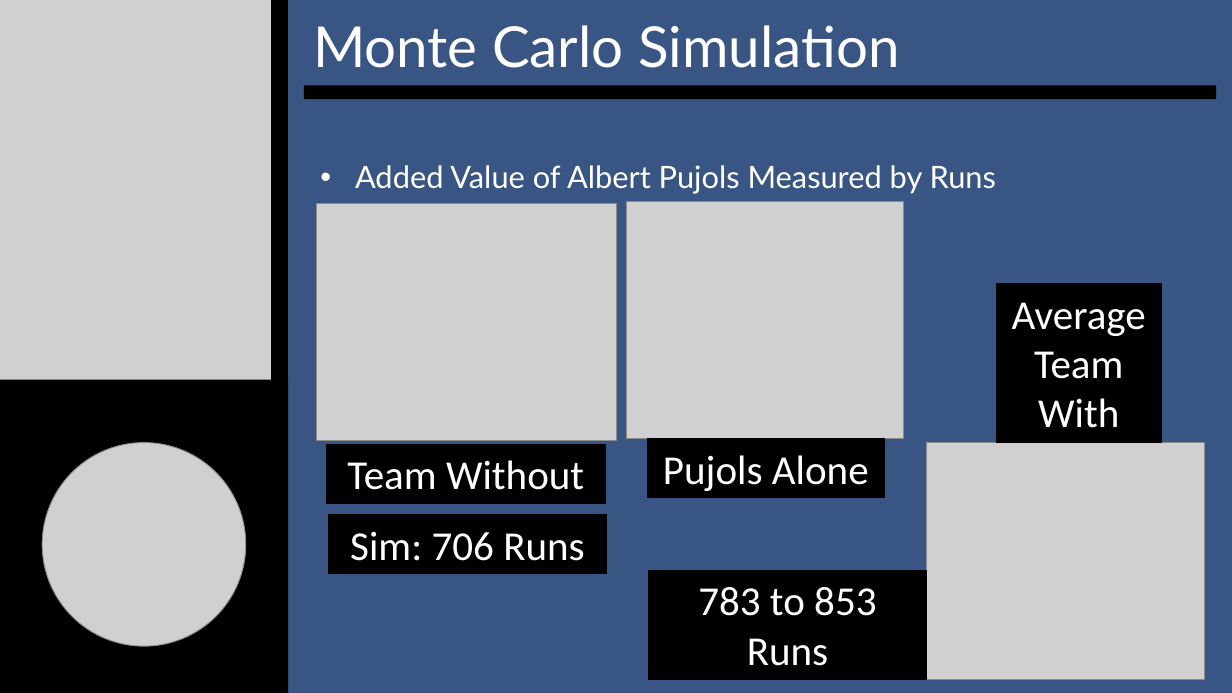
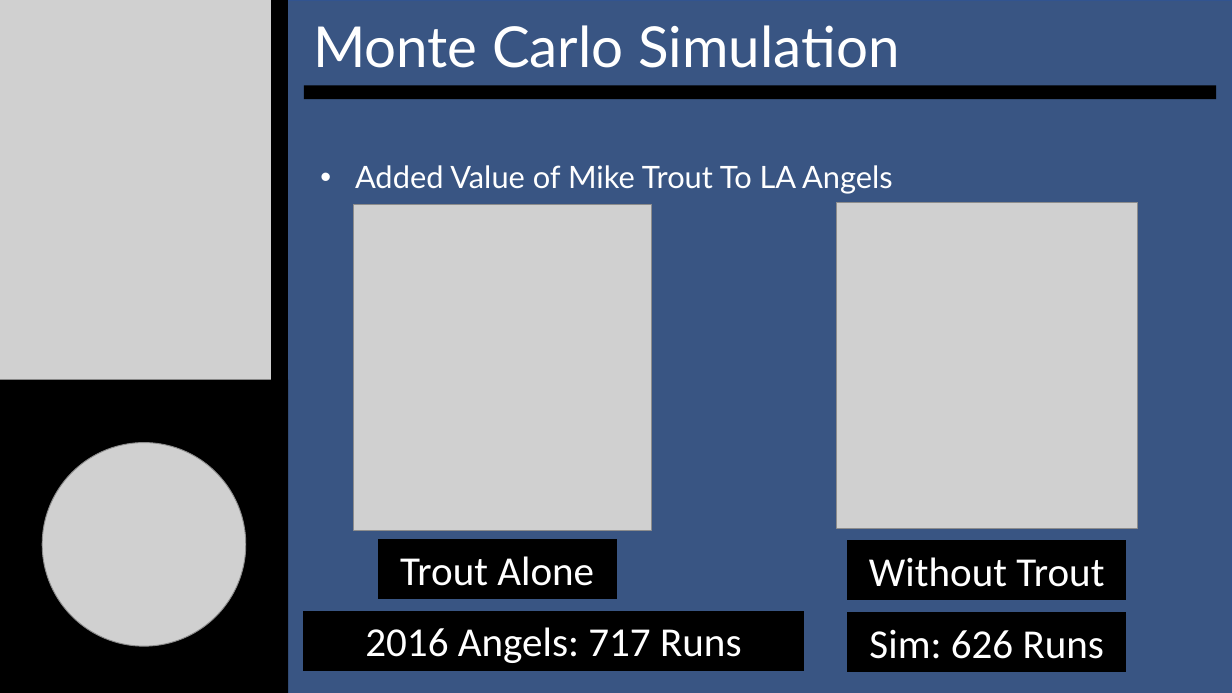
Before and after one commit to SuperMarioGiacomazzo/STOR538_WEBSITE, a slide deck: slide 10 of Slides/Baseball 4/Baseball_4_Lecture.pptx. Drawn at 1232x693 pixels with LibreOffice and Linux fonts; fonts in the diff are those of the drawing; grey boxes stand for pictures. Boxes give left, top, right and bottom in pixels: in the first picture for what was removed or moved away, otherwise in the second. Text is boxed around its words. In the diff, an @@ line names an element or a change of style, - is before the commit and + after.

```diff
--- a/Slides/Baseball 4/Baseball_4_Lecture.pptx
+++ b/Slides/Baseball 4/Baseball_4_Lecture.pptx
@@ text at box(355, 165, 893, 194): text changed @@
-• Added Value of Albert Pujols Measured by Runs
+• Added Value of Mike Trout To LA Angels
@@ picture: place and size @@
-picture at box(316, 203, 616, 441)
+picture at box(353, 204, 652, 531)
@@ picture removed at box(627, 201, 904, 438) @@
@@ picture added at box(836, 202, 1138, 529) @@
@@ rectangle removed at box(997, 284, 1162, 443) @@
-AverageTeam
-With
@@ picture removed at box(927, 443, 1205, 679) @@
@@ rectangle "Trout Alone": place and size @@
-rectangle "Trout Alone" at box(648, 439, 885, 498)
+rectangle "Trout Alone" at box(379, 540, 616, 599)
@@ text in rectangle at box(400, 556, 594, 586): text changed @@
-Pujols Alone
+Trout Alone
@@ rectangle "Without Trout": place and size @@
-rectangle "Without Trout" at box(327, 445, 605, 504)
+rectangle "Without Trout" at box(848, 541, 1127, 600)
@@ text in rectangle at box(869, 557, 1104, 587): text changed @@
-Team Without
+Without Trout
@@ rectangle "2016 Angels: 717 Runs": place and size @@
-rectangle "2016 Angels: 717 Runs" at box(649, 570, 927, 679)
+rectangle "2016 Angels: 717 Runs" at box(304, 611, 804, 670)
@@ text in rectangle at box(365, 627, 741, 663): text changed @@
-783 to 853 Runs
+2016 Angels: 717 Runs
@@ rectangle "Sim: 626 Runs": place and size @@
-rectangle "Sim: 626 Runs" at box(329, 515, 607, 574)
+rectangle "Sim: 626 Runs" at box(848, 613, 1127, 672)
@@ text in rectangle at box(869, 630, 1104, 659): text changed @@
-Sim: 706 Runs
+Sim: 626 Runs
```
Also in this commit, not shown: 7 other slides changed, 1 slide added, 1 slide removed, 3 other files.
